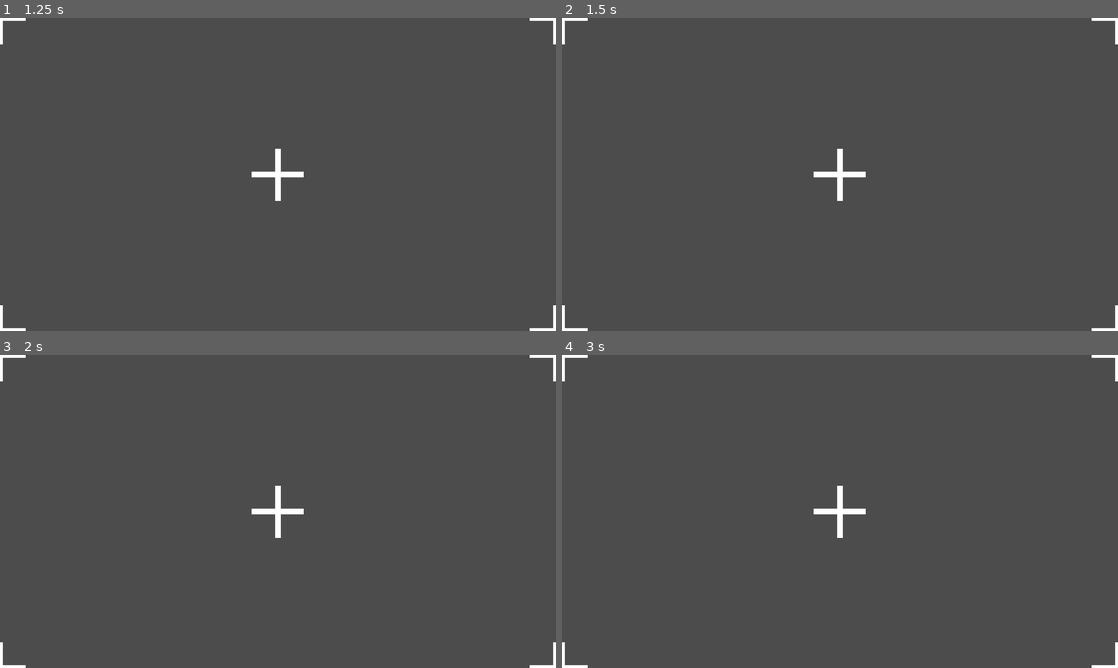
Above: before the commit, frames 1-4 (two rows, left to right).
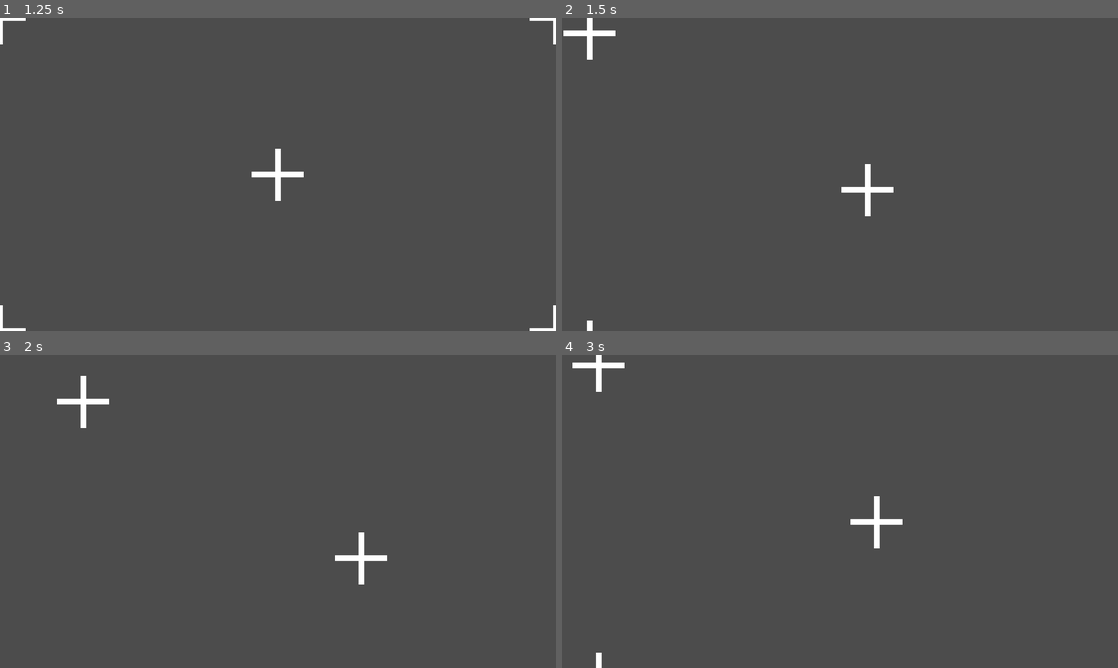
Above: after the commit, the same moments.

Repository: williambcosta/godot-touch-camera-2d
Game: Godot game, scene res://CameraTest.tscn
Two runs of this game, one before a commit and one after it. Both use one fixed random seed, a clock stepped at 60 frames per second and the inputs below.
Inputs (mouse positions are in pixels of both pictures, inside the frame that each line leads up to):
- Up to frame 1 (1.25 s): tap Enter at 0.5 s; move the mouse to (400, 158) at 0.52 s; click (400, 158) at 0.67 s
- Up to frame 2 (1.5 s): tap Space at 1.25 s; drag from (728, 190) to (812, 237) at 1.27 s
- Up to frame 3 (2 s): no input
- Up to frame 4 (3 s): tap Enter at 2 s; move the mouse to (895, 442) at 2.02 s; click (895, 442) at 2.17 s; tap Space at 2.75 s; drag from (812, 574) to (673, 464) at 2.77 s

Frame 1 is identical in both runs. In frame 2, 1.2% of the frame differs, in the area x 0-100%, y 0-100%; in frame 3, 1.3%; in frame 4, 1.3%.

Commit message:
Setup the variables needed to fling action

Diff:
--- a/CameraTest.tscn
+++ b/CameraTest.tscn
@@ -82,4 +82,3 @@
 limit_right = 2920
 limit_bottom = 1980
 script = ExtResource( 2 )
-handle_mouse_events = false
--- a/TouchCamera2D.gd
+++ b/TouchCamera2D.gd
@@ -6,10 +6,21 @@
 # If set true the camera will stop moving when the limits are reached.
 # Otherwise the camera will continue moving, but will return to the
 # limit smoothly
-export var stop_on_limit: bool = true setget set_stop_on_limit
+export var stop_on_limit: bool = false setget set_stop_on_limit
 
 # The return speed of the camera to the limit
 export var return_speed: float = 0.15
+
+# If true, the camera will continue moving after a fling movement, decelerating
+# over time, until it stops completely
+export var fling_action: bool = true
+
+# Minimum velocity to execute a fling action. In pixels per second
+export var min_fling_velocity: int = 750
+
+# The fling deceleration rate in pixels per second. The higher this number
+# faster the camera will stop
+export(int, 0, 3000) var deceleration = 600
 
 # The minimum camera zoom
 export var min_zoom: float = 0.5
@@ -58,7 +69,22 @@
 # If the camera is set to continue moving off limit, the original limits of
 # the camera will be set to maximum possible and this will hold the
 # original limits
-var base_limits:= Rect2(limit_left, limit_top, limit_right, limit_bottom)
+var base_limits := Rect2(limit_left, limit_top, limit_right, limit_bottom)
+
+# Initial velocity of the fling action in the x axis
+var velocity_x: int = 0
+
+# Initial velocity of the fling action in the y axis
+var velocity_y: int = 0
+
+# The position that the action started
+var start_position := Vector2.ZERO
+
+# The time elapsed until the end of the action
+var action_time: float = 0
+
+# Used to mark the "auto scroll" animation after a fling action
+var is_flying: bool = false
 
 
 # Connects the viewport signal
@@ -71,6 +97,9 @@
 			self,"_on_viewport_size_changed") != OK:
 		# Sets vp_size
 		vp_size = get_viewport().size
+
+	# Sets up the limits
+	set_stop_on_limit(stop_on_limit)
 
 
 # Called every frame
@@ -220,6 +249,11 @@
 		vp_size = get_viewport().get_size_override()
 
 
+# Checks if the camera was flinged with a velocity grater than the minimum allowed
+func was_flinged(start_p: Vector2, end_p: Vector2, dt: float) -> bool:
+	return int(start_p.distance_to(end_p) / dt) >= min_fling_velocity
+
+
 # Sets the camera's zoom making sure it stays between the minimum and maximum
 func set_zoom(new_zoom: Vector2) -> void:
 	new_zoom.x = clamp(new_zoom.x, min_zoom, max_zoom)
@@ -311,7 +345,7 @@
 		limit_right = base_limits.size.x as int
 		limit_bottom = base_limits.size.y as int
 	else:
-		# Otherwise sets the limits to the "maximum"
+		# Otherwise sets the limits to default values
 		limit_left = -10000000
 		limit_top = -10000000
 		limit_right = 10000000
